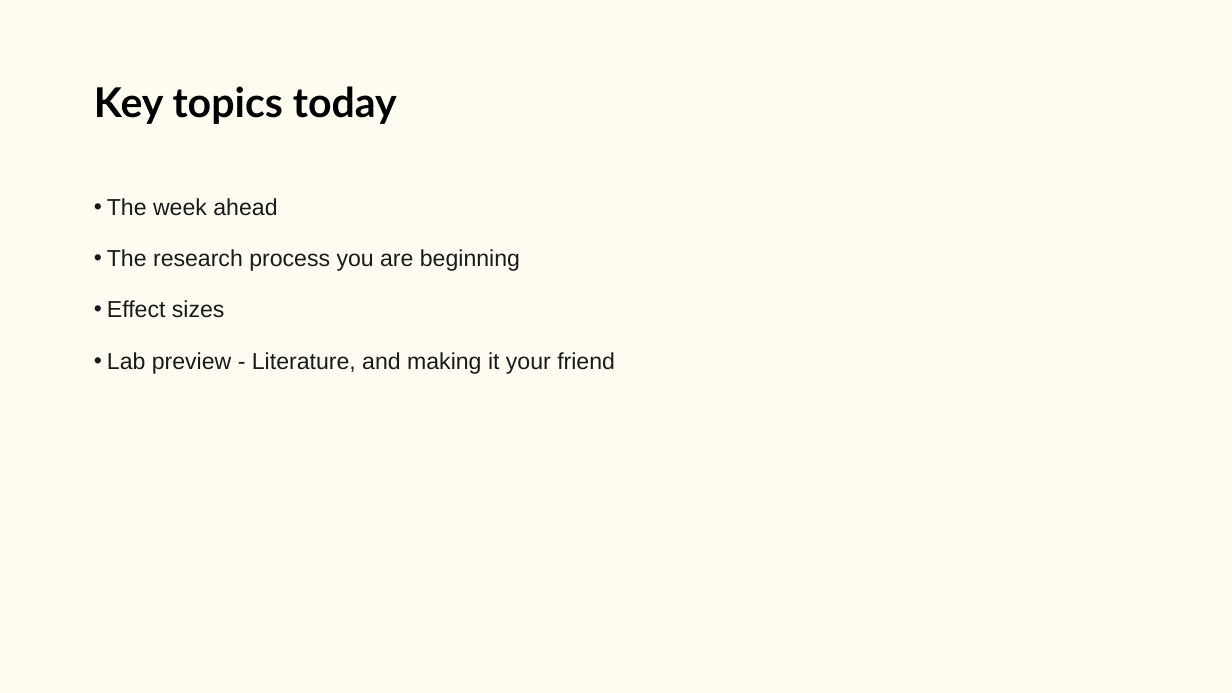
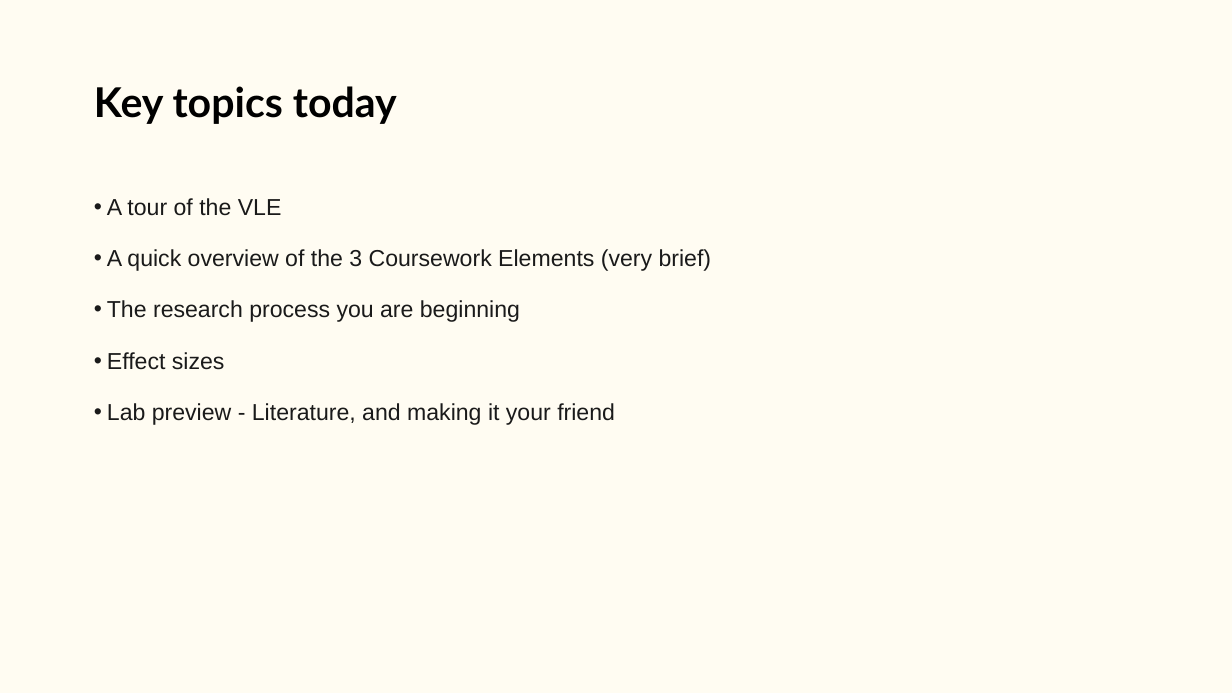
Before and after one commit to LittleMonkeyLab/PS52007Dslides, a slide deck: slide 4 of week02/lecture.pptx. Drawn at 1232x693 pixels with LibreOffice and Linux fonts; fonts in the diff are those of the drawing; background and template pictures are left out. Boxes give left, top, right and bottom in pixels: in the first picture for what was removed or moved away, otherwise in the second. Text is boxed around its words. In the diff, an @@ line names an element or a change of style, - is before the commit and + after.

```diff
--- a/week02/lecture.pptx
+++ b/week02/lecture.pptx
@@ text at box(107, 198, 712, 271): text changed @@
-• The week ahead
+• A tour of the VLE
+• A quick overview of the 3 Coursework Elements (very brief)
```
Also in this commit, not shown: 2 other slides changed, 23 other files.
